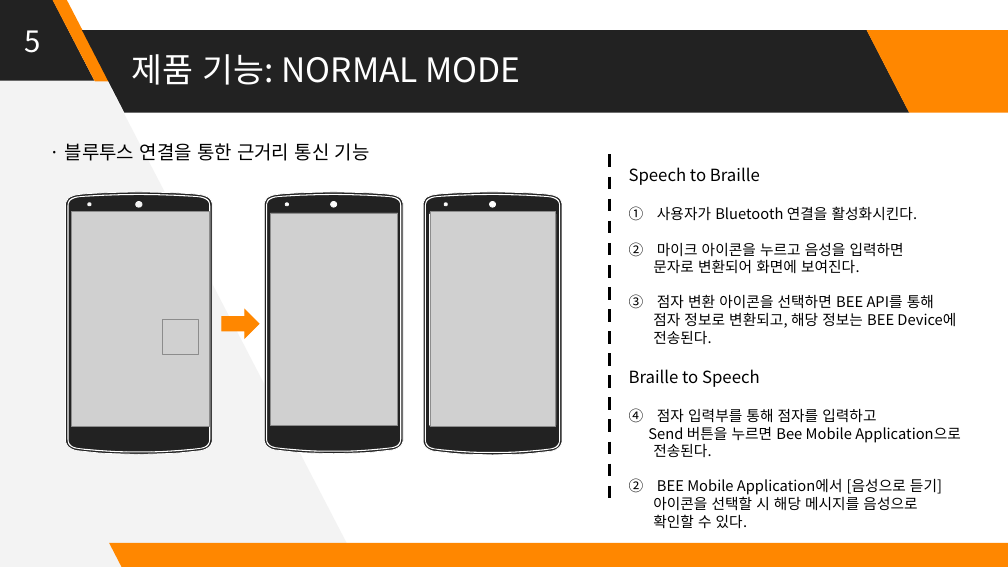
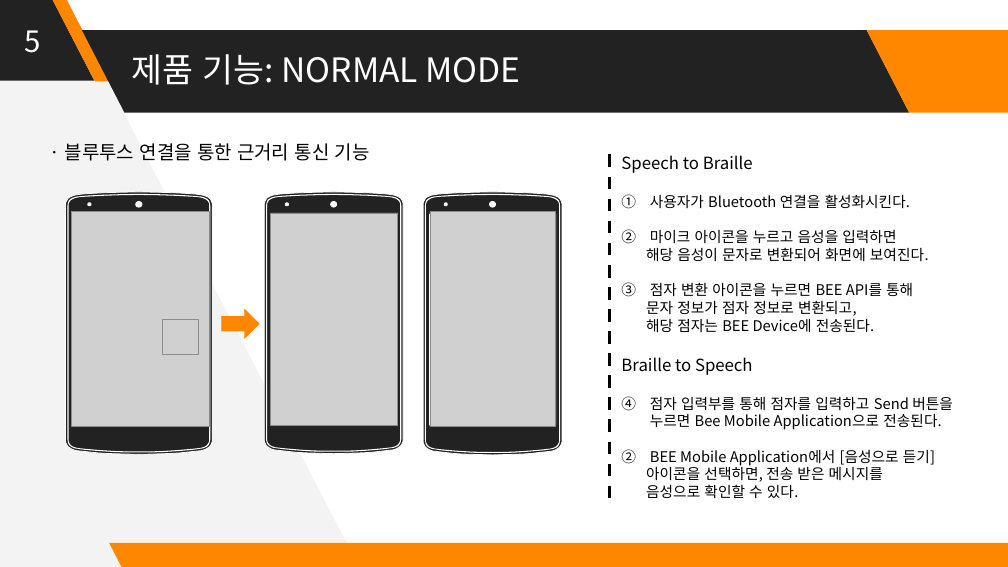
Before and after one commit to Huffon/2019_Capstone_bee, a slide deck: slide 5 of docs/8_Final Presentation Panel.pptx. Drawn at 1008x567 pixels with LibreOffice and Linux fonts; fonts in the diff are those of the drawing; grey boxes stand for pictures. Boxes give left, top, right and bottom in pixels: in the first picture for what was removed or moved away, otherwise in the second. Text is boxed around its words. In the diff, an @@ line names an element or a change of style, - is before the commit and + after.

```diff
--- a/docs/8_Final Presentation Panel.pptx
+++ b/docs/8_Final Presentation Panel.pptx
@@ text "Speech to Braille": place and size @@
-text "Speech to Braille" at <box>629,167,961,528</box>
+text "Speech to Braille" at <box>621,155,953,498</box>
@@ text at <box>646,248,929,332</box>: text changed @@
-문자로 변환되어 화면에 보여진다.
-3. 점자 변환 아이콘을 선택하면 BEE API를 통해
-점자 정보로 변환되고, 해당 정보는 BEE Device에
-전송된다.
+해당 음성이 문자로 변환되어 화면에 보여진다.
+3. 점자 변환 아이콘을 누르면 BEE API를 통해
+문자 정보가 점자 정보로 변환되고,
+해당 점자는 BEE Device에 전송된다.
@@ text at <box>650,397,953,430</box>: text changed @@
-1. 점자 입력부를 통해 점자를 입력하고
-Send 버튼을 누르면 Bee Mobile Application으로
-전송된다.
+1. 점자 입력부를 통해 점자를 입력하고 Send 버튼을
+   누르면 Bee Mobile Application으로 전송된다.
@@ text at <box>646,465,883,498</box>: text changed @@
-아이콘을 선택할 시 해당 메시지를 음성으로
-확인할 수 있다.
+아이콘을 선택하면, 전송 받은 메시지를
+음성으로 확인할 수 있다.
```
Also in this commit, not shown: 5 other slides changed, 1 other file.
